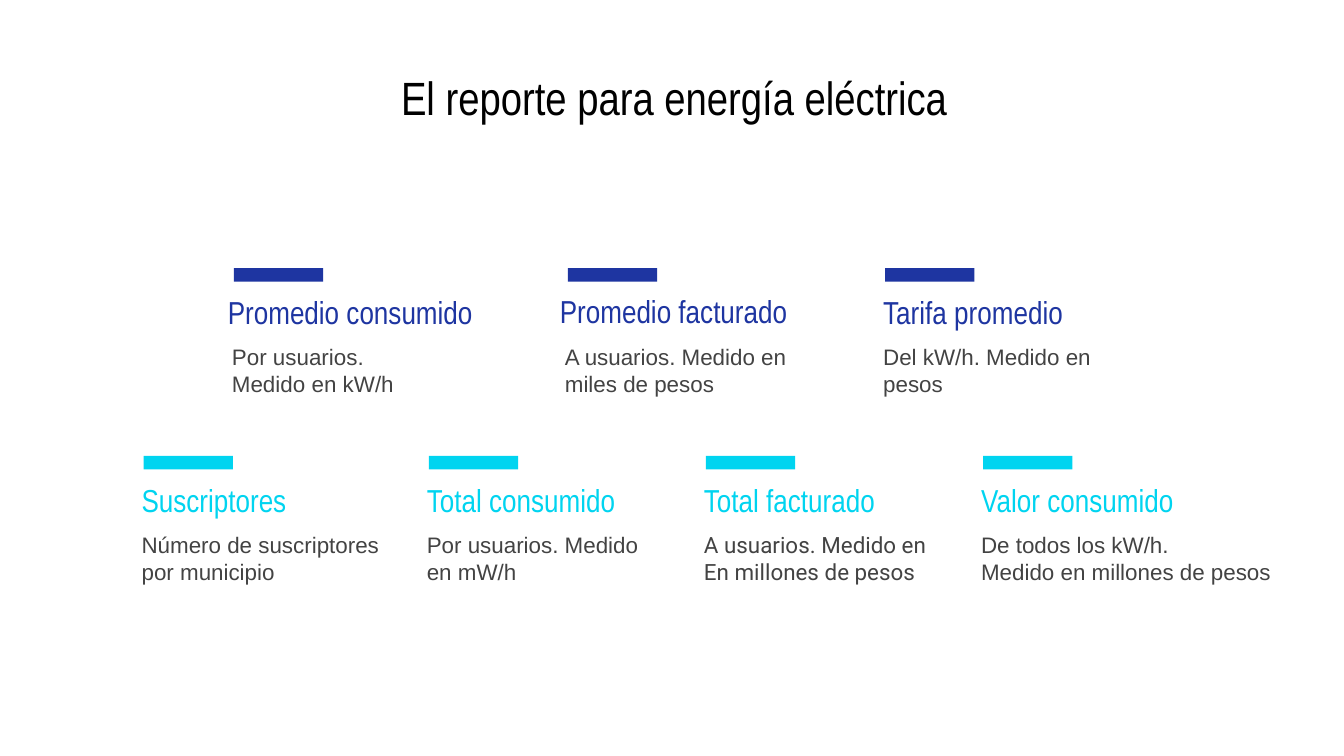
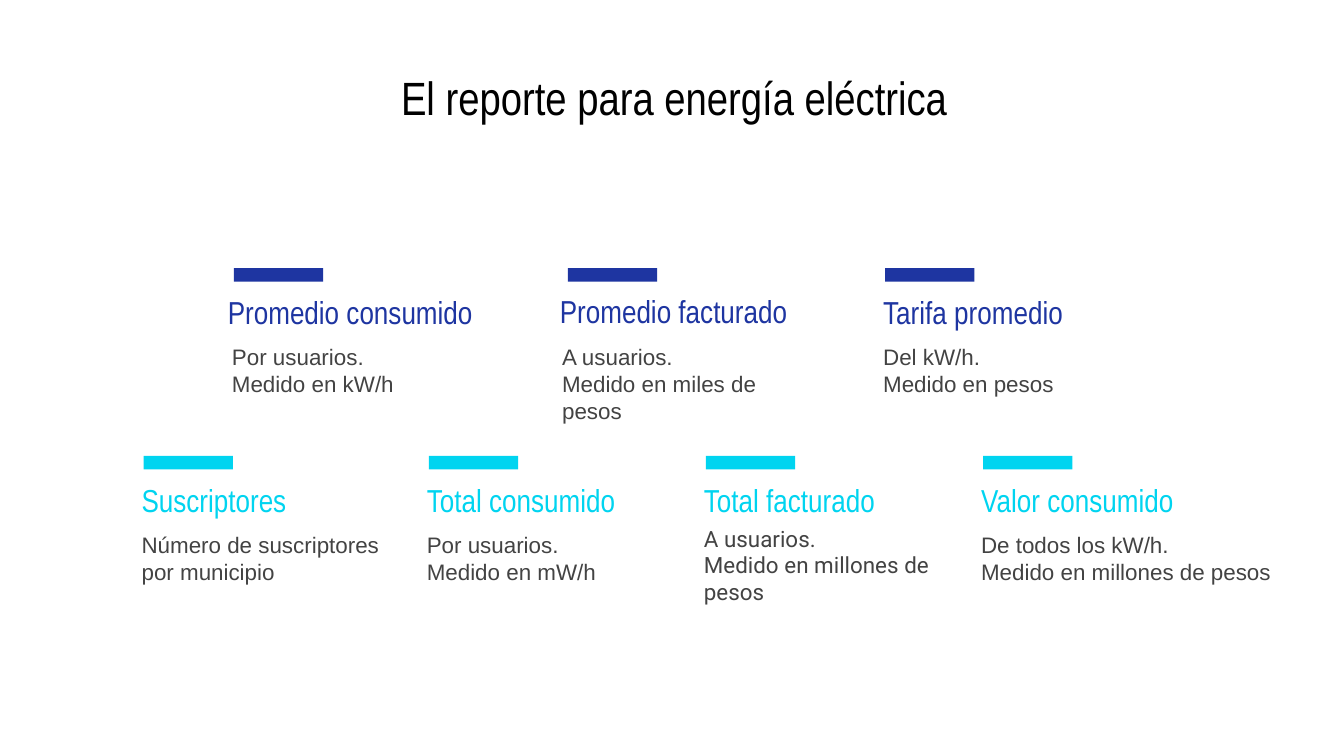
Before and after one commit to jtabordaj/research_eslatina, a slide deck: slide 2 of reporte_estadistico/presentacion/presentation.pptx. Drawn at 1344x756 pixels with LibreOffice and Linux fonts; fonts in the diff are those of the drawing. Boxes give left, top, right and bottom in pixels: in the first picture for what was removed or moved away, otherwise in the second. Text is boxed around its words. In the diff, an @@ line names an element or a change of style, - is before the commit and + after.

Commit message:
added all report for 2021

```diff
--- a/reporte_estadistico/presentacion/presentation.pptx
+++ b/reporte_estadistico/presentacion/presentation.pptx
@@ text at (562, 348, 756, 424): text changed @@
-A usuarios. Medido en miles de pesos
+A usuarios.
+Medido en miles de pesos
@@ text at (883, 348, 1054, 397): text changed @@
-Del kW/h. Medido en pesos
+Del kW/h.
+Medido en pesos
@@ text at (427, 536, 595, 580): text changed @@
-Por usuarios. Medido en mW/h
+Por usuarios.
+Medido en mW/h
@@ text at (704, 531, 928, 605): text changed @@
-A usuarios. Medido en
-En millones de pesos
+A usuarios.
+Medido en millones de pesos
```
Also in this commit, not shown: 5 other slides changed, 5 slides added, 7 other files.
